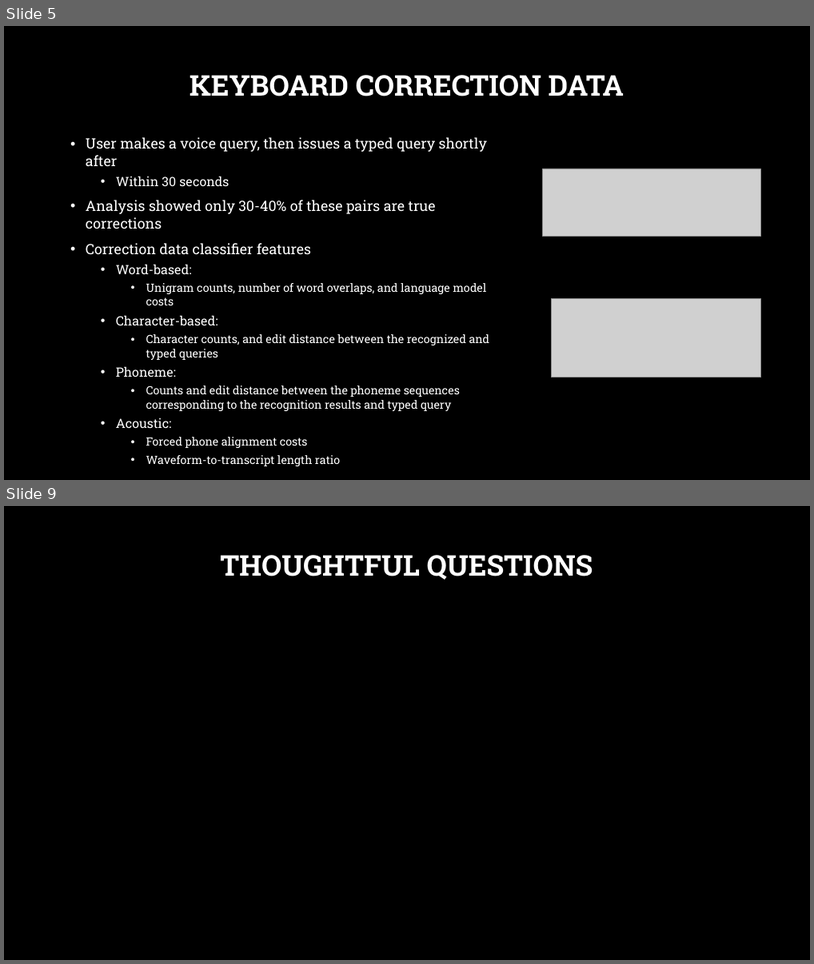
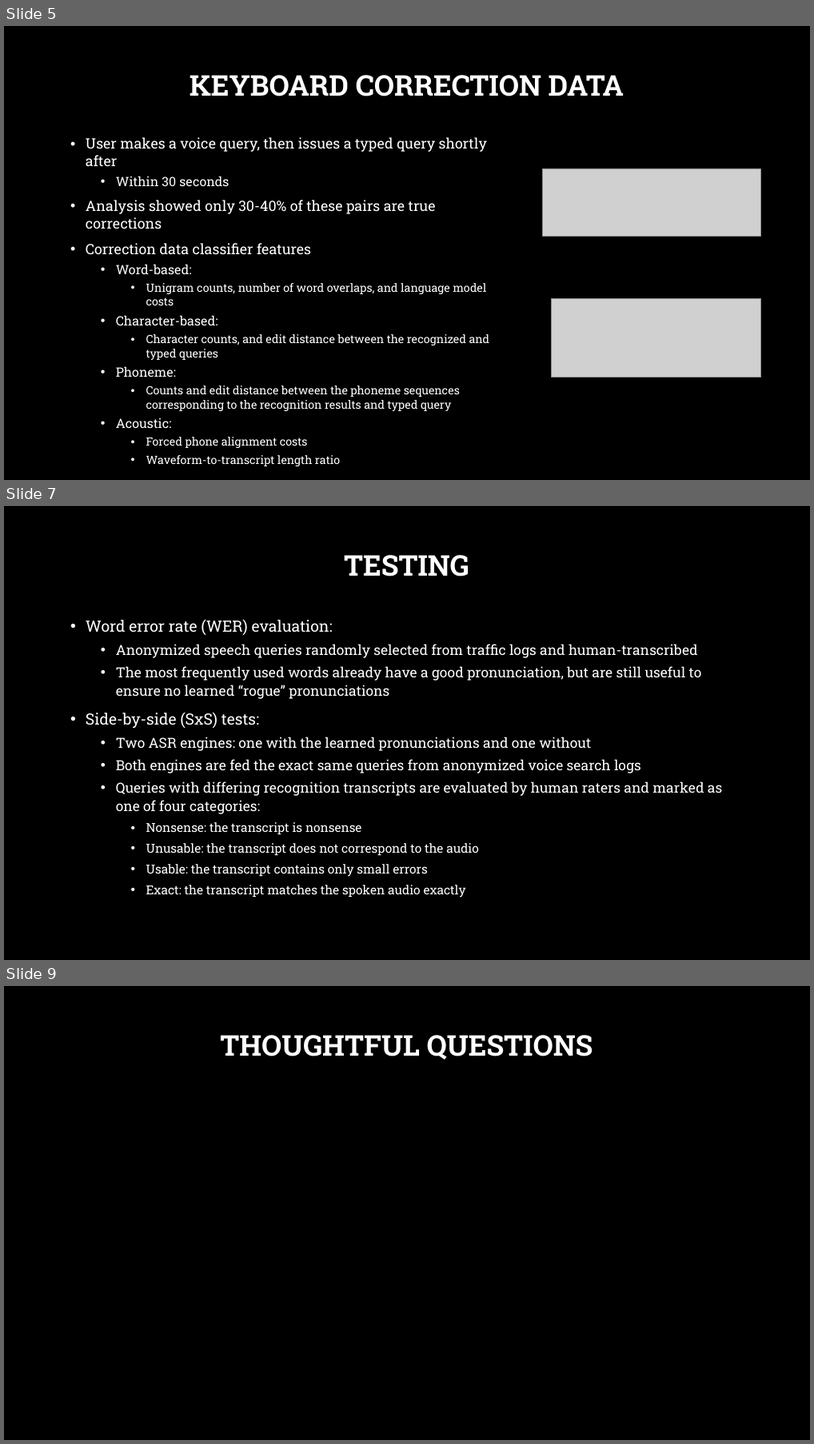
Before and after one commit to msnyde8/COSC757, a slide deck: Assignments/ArticleSummary/ArticleSummarySlides-MJS.pptx. Shown one above the other, each under a label of ours: slides 5 and 9 before the commit, slides 5, 7 and 9 after it; the slides between them are not shown. The pictures are 814x964 and 814x1444 pixels, drawn with LibreOffice and Linux fonts; fonts in the diff are those of the drawing; grey boxes stand for pictures; background and template pictures are left out. Boxes give left, top, right and bottom in pixels: in the first picture for what was removed or moved away, otherwise in the second. Text is boxed around its words. In the diff, an @@ line names an element or a change of style, - is before the commit and + after.

```diff
--- a/Assignments/ArticleSummary/ArticleSummarySlides-MJS.pptx
+++ b/Assignments/ArticleSummary/ArticleSummarySlides-MJS.pptx
@@ slide 7 added at (4, 506, 810, 960), background picture (left out) @@
@@ title added at (344, 555, 470, 576), 34 pt, text #FFFFFF, bold @@
+TESTING
@@ text added at (86, 619, 722, 897), 16.6 pt, text #FFFFFF @@
+• Word error rate (WER) evaluation:
+  • Anonymized speech queries randomly selected from traffic logs and human-transcribed
+  • The most frequently used words already have a good pronunciation, but are still useful to ensure no learned “rogue” pronunciations
+• Side-by-side (SxS) tests:
+  • Two ASR engines: one with the learned pronunciations and one without
+  • Both engines are fed the exact same queries from anonymized voice search logs
+  • Queries with differing recognition transcripts are evaluated by human raters and marked as one of four categories:
+    • Nonsense: the transcript is nonsense
+    • Unusable: the transcript does not correspond to the audio
+    • Usable: the transcript contains only small errors
+    • Exact: the transcript matches the spoken audio exactly
```
Also in this commit, not shown: 6 slides changed, 1 slide removed, 2 other files.
